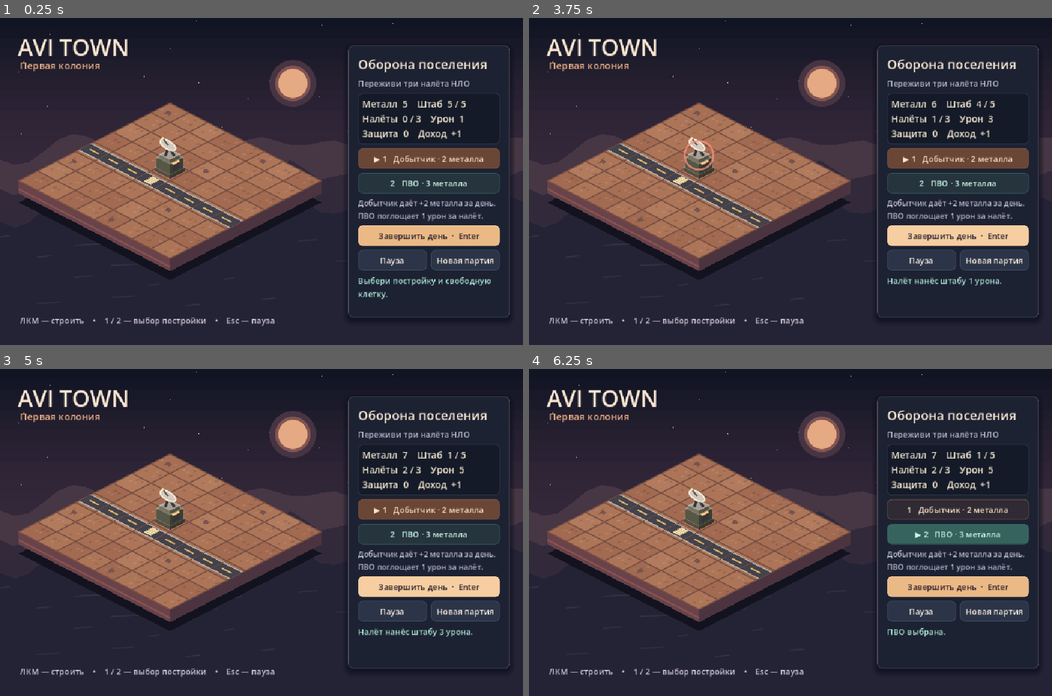
Above: before the commit, frames 1-4 (two rows, left to right).
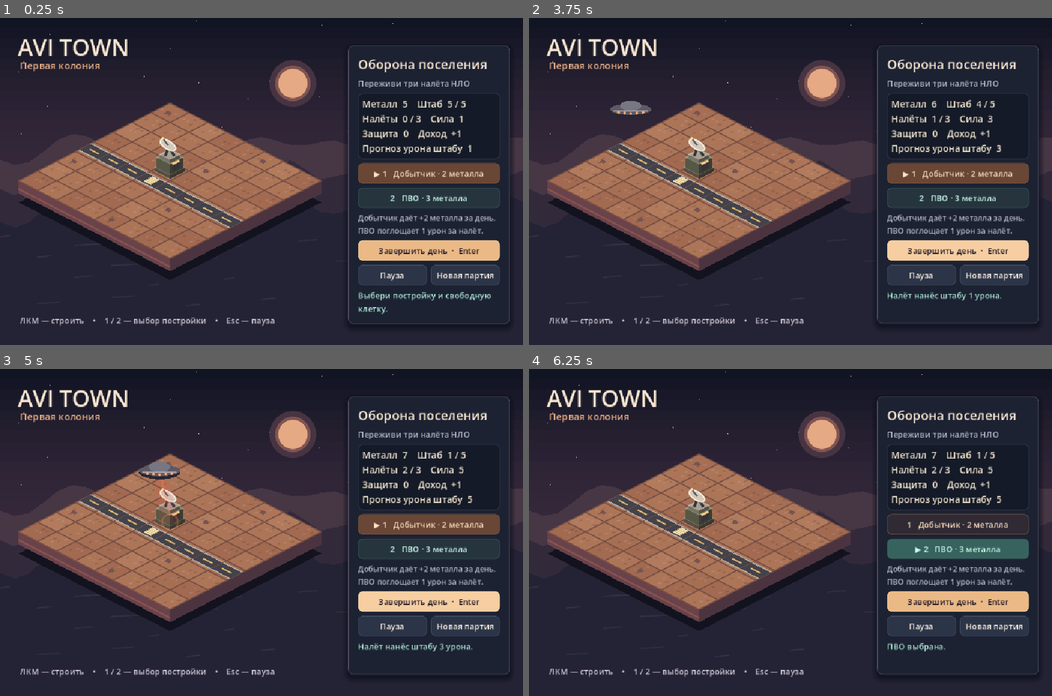
Above: after the commit, the same moments.

Repository: Assinross/avi-town-godot
Game: Godot game, scene res://scenes/colony.tscn
Same seed, same stepped clock (60 frames per second), same inputs: the game is played once before the commit and once after it.
Inputs:
- Up to frame 1 (0.25 s): no input
- Up to frame 2 (3.75 s): click "Пауза" at 0.5 s; click "Продолжить" at 1.25 s; click "Новая партия" at 2 s; click "Новая партия" at 2.75 s; click "Завершить день · Enter" at 3.5 s
- Up to frame 3 (5 s): click "Завершить день · Enter" at 4.25 s
- Up to frame 4 (6.25 s): click "▶ 1 Добытчик · 2 металла" at 5 s; click "2 ПВО · 3 металла" at 5.75 s

The runs differ from the first frame. In frame 1, 7.4% of the frame differs, in the area x 66-98%, y 29-94%; in frame 2, 7.5%; in frame 3, 7.5%, in the area x 26-98%, y 28-94%; in frame 4, 7.5%.

Commit message:
Plan the Godot prototype and visualize the first UFO raid

Diff:
--- a/scripts/board.gd
+++ b/scripts/board.gd
@@ -28,7 +28,7 @@
 
 func _process(delta: float) -> void:
 	if pulse > 0.0:
-		pulse = maxf(0.0, pulse - delta * 1.5)
+		pulse = maxf(0.0, pulse - delta * 0.62)
 		queue_redraw()
 
 func _draw() -> void:
@@ -53,10 +53,41 @@
 			if x >= 0 and x < Rules.SIZE:
 				draw_building(Vector2i(x, y))
 	if pulse > 0.0:
-		var at := center(Rules.HQ) - Vector2(0, 31)
-		var tint := Color("#ff927d") if impact else Color("#72f3df")
-		tint.a = pulse
-		draw_arc(at, 16 + 44 * (1.0 - pulse), 0, TAU, 40, tint, 2.5, true)
+		draw_raid()
+
+func draw_raid() -> void:
+	var progress := 1.0 - pulse
+	var target := center(Rules.HQ)
+	var ship := target + Vector2(lerpf(-175.0, 190.0, progress), -132.0 + sin(progress * PI) * 32.0)
+	var firing := progress > 0.28 and progress < 0.74
+	if firing and impact:
+		var flash := 0.65 + 0.35 * sin(progress * 85.0)
+		face([ship + Vector2(-9, 4), ship + Vector2(9, 4), target + Vector2(21, 4),
+			target + Vector2(-21, 4)], Color(1.0, 0.24, 0.18, flash * 0.34))
+		draw_line(ship, target - Vector2(0, 15), Color(1.0, 0.52, 0.38, flash), 2, true)
+		draw_arc(target, 13 + fmod(progress * 95.0, 19), 0, TAU, 32,
+			Color(1.0, 0.63, 0.38, flash * 0.8), 2, true)
+	if firing:
+		for cell in rules.buildings:
+			if rules.buildings[cell] == Rules.Building.TURRET:
+				var muzzle := center(cell) + Vector2(21, -49)
+				var shot := fmod(progress * 8.0 + cell.x * 0.19, 1.0)
+				draw_line(muzzle.lerp(ship, shot), muzzle.lerp(ship, minf(1.0, shot + 0.12)),
+					Color("#a7ffee"), 2, true)
+	draw_oval(ship + Vector2(0, 4), Vector2(40, 13), Color("#292631"))
+	draw_oval(ship, Vector2(40, 11), Color("#5d5966"))
+	draw_oval(ship - Vector2(0, 7), Vector2(21, 10), Color("#777784"))
+	draw_line(ship + Vector2(-33, 3), ship + Vector2(33, 3), Color("#aaa0a7"), 1, true)
+	for i in range(5):
+		var light := ship + Vector2((i - 2) * 12, 6 + (2 - absi(i - 2)))
+		draw_circle(light, 2, Color("#ffad77"), true, -1, true)
+
+func draw_oval(point: Vector2, radius: Vector2, color: Color) -> void:
+	var outline := PackedVector2Array()
+	for i in range(32):
+		var angle := TAU * i / 32.0
+		outline.append(point + Vector2(cos(angle), sin(angle)) * radius)
+	draw_colored_polygon(outline, color)
 
 func draw_landscape() -> void:
 	for i in range(32):
--- a/scripts/colony.gd
+++ b/scripts/colony.gd
@@ -39,7 +39,7 @@
 	add_label(menu, "Переживи три налёта НЛО", 16, "#b9b9cd")
 	hud = add_label(menu, "", 18, "#efe2cd")
 	hud.add_theme_stylebox_override("normal", surface("#141a27", "#363e52"))
-	hud.custom_minimum_size.y = 89
+	hud.custom_minimum_size.y = 104
 	hud.vertical_alignment = VERTICAL_ALIGNMENT_CENTER
 	extractor = add_button(menu, "", func(): select(Rules.Building.EXTRACTOR))
 	turret = add_button(menu, "", func(): select(Rules.Building.TURRET))
@@ -137,8 +137,9 @@
 
 func refresh() -> void:
 	var strength := "—" if rules.wave == Rules.WAVES.size() else str(Rules.WAVES[rules.wave])
-	hud.text = "Металл  %d    Штаб  %d / 5\nНалёты  %d / 3    Урон  %s\nЗащита  %d    Доход  +%d" % [
-		rules.metal, rules.health, rules.wave, strength, rules.defense(), 1 + 2 * rules.extractors()]
+	hud.text = "Металл  %d    Штаб  %d / 5\nНалёты  %d / 3    Сила  %s\nЗащита  %d    Доход  +%d\nПрогноз урона штабу  %s" % [
+		rules.metal, rules.health, rules.wave, strength, rules.defense(), 1 + 2 * rules.extractors(),
+		"—" if strength == "—" else str(rules.predicted_damage())]
 	var playing := rules.phase == Rules.Phase.PLAYING
 	extractor.disabled = not playing
 	turret.disabled = not playing
--- a/scripts/colony_rules.gd
+++ b/scripts/colony_rules.gd
@@ -35,10 +35,15 @@
 func defense() -> int:
 	return buildings.values().count(Building.TURRET)
 
+func predicted_damage() -> int:
+	if wave >= WAVES.size():
+		return 0
+	return maxi(0, WAVES[wave] - defense())
+
 func end_day() -> int:
 	if phase != Phase.PLAYING:
 		return 0
-	var damage := maxi(0, WAVES[wave] - defense())
+	var damage := predicted_damage()
 	health = maxi(0, health - damage)
 	metal += 1 + 2 * extractors()
 	wave += 1
Not shown, added: docs/REALISTIC_PROTOTYPE.md
